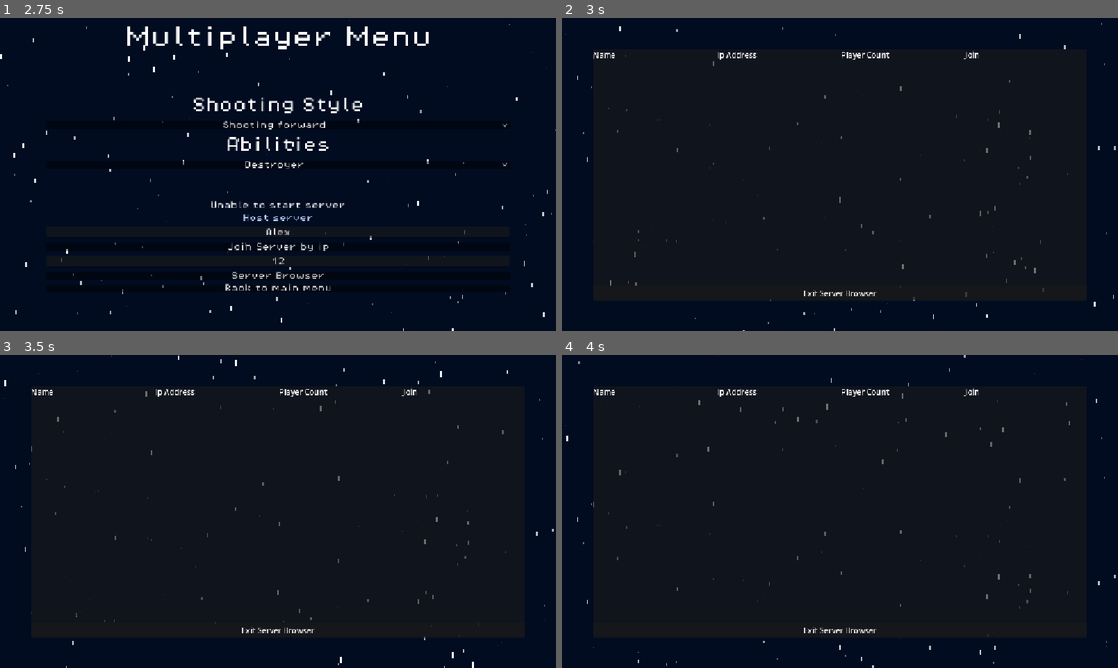
Above: before the commit, frames 1-4 (two rows, left to right).
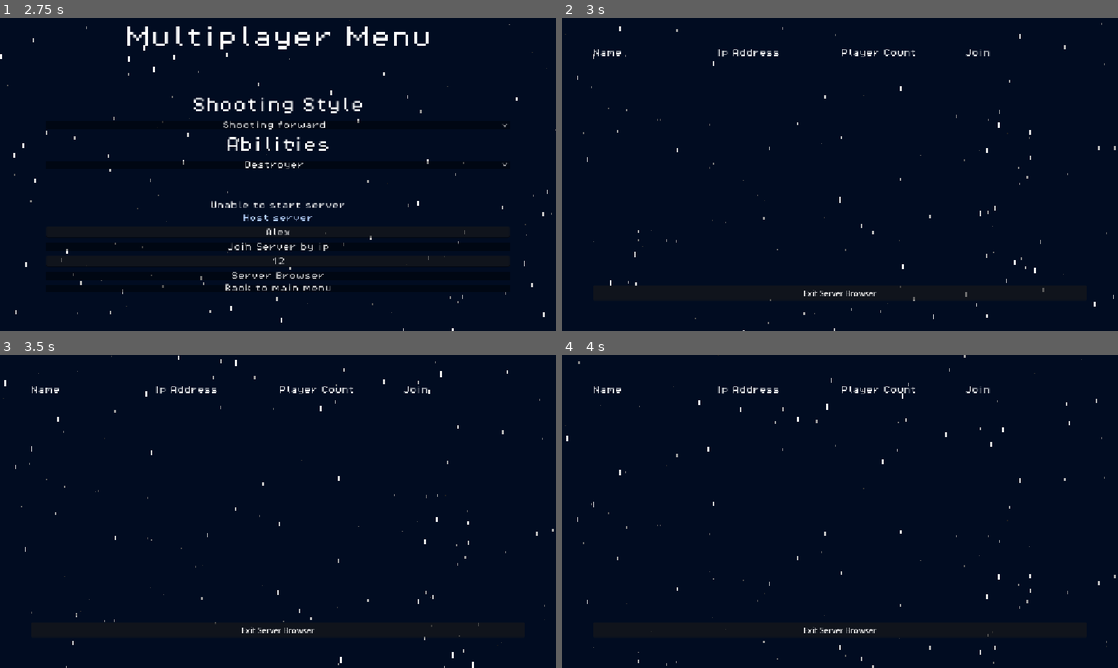
Above: after the commit, the same moments.

Repository: Draftier/Geometric-Invasion-CSS-497
Game: Godot game, scene res://scenes/UI/main_menu.tscn
The game is run twice, just before and just after one commit, with the same random seed, the same clock (stepped at 60 frames per second) and the same inputs. The engine's default icon, where the game draws it, is replaced by a stand-in: a white triangle on a blue panel in a dark square.
Inputs (mouse positions are in pixels of both pictures, inside the frame that each line leads up to):
- Up to frame 1 (2.75 s): click "Multiplayer (To be done)" at 0.5 s; click (278, 230) at 1.27 s; type "Alex" at 1.35 s; click (278, 262) at 1.5 s; type "12" at 1.58 s; click "Host server" at 2 s
- Up to frame 2 (3 s): click "Server Browser" at 2.75 s
- Up to frame 3 (3.5 s): no input
- Up to frame 4 (4 s): hold Right (right) from 3.53 s (still down); tap X (ability) at 3.6 s

Frame 1 is identical in both runs. In frame 2, 0.7% of the frame differs, in the area x 5-91%, y 10-91%; in frame 3, 0.7%; in frame 4, 0.7%.

Commit message:
Added capability to see broadcasted server information in server browser

Diff:
--- a/geometric-invasion/multiplayer_lobby_menu.gd
+++ b/geometric-invasion/multiplayer_lobby_menu.gd
@@ -14,7 +14,7 @@
 
 func _ready() -> void:
 	# Setup the broadcast port
-	NetworkManager.set_up_broadcast_port(NetworkManager.server_dictionary.name)
+	NetworkManager.set_up_broadcast_port(NetworkManager.server_dictionary["name"])
 
 	# Start broadcasting to clients
 	broad_cast_timer.start()
@@ -101,3 +101,8 @@
 
 func _on_broadcast_timer_timeout() -> void:
 	NetworkManager.broadcast_server_information()
+
+func _exit_tree() -> void:
+	if multiplayer.is_server():
+		NetworkManager.stop_broadcast()
+	pass
--- a/geometric-invasion/network_manager.gd
+++ b/geometric-invasion/network_manager.gd
@@ -234,7 +234,7 @@
 func broadcast_server_information() -> void:
 	var server_info = ServerInfo.new()
 
-	server_info.server_dictionary["name"] = name
+	server_info.server_dictionary["name"] = server_dictionary["name"]
 	server_info.server_dictionary["player_count"] = multiplayer.get_peers().size() + 1
 
 	var data = JSON.stringify(server_info.server_dictionary)
@@ -242,3 +242,9 @@
 	broadcast_peer.put_packet(packet)
 
 	print("Broadcasting server info")
+
+func stop_broadcast() -> void:
+	broadcast_peer.close()
+
+func stop_listen() -> void:
+	listen_peer.close()
--- a/geometric-invasion/scenes/UI/multiplayer_choice_menu.gd
+++ b/geometric-invasion/scenes/UI/multiplayer_choice_menu.gd
@@ -42,7 +42,8 @@
 		error_label.text = ""
 		return
 
-	NetworkManager.server_dictionary.name = server_name_input.text
+	NetworkManager.server_dictionary["name"] = server_name_input.text
+	print(NetworkManager.server_dictionary["name"])
 
 	get_tree().change_scene_to_file("res://multiplayer_lobby_menu.tscn")
 
--- a/geometric-invasion/server_browser.gd
+++ b/geometric-invasion/server_browser.gd
@@ -3,19 +3,25 @@
 signal found_server
 signal server_removed
 
+@onready var connection_status_label : Label = %ConnectionStatusLabel
 
 @export var listen_port : int = 8081
-@export var server_info : PackedScene
+@export var server_info_scene : PackedScene
 @export var listen_check_frequency : float = 3.0
 
 func _ready() -> void:
 	NetworkManager.set_up_listen_port()
 
+	NetworkManager.server_joined.connect(_on_server_connected)
+	NetworkManager.connecting_to_server.connect(_connecting_to_server)
+	NetworkManager.connection_to_server_failed.connect(_on_connection_failed)
+	NetworkManager.game_started_signal.connect(_on_game_started_error)
+
 func clean_up() -> void:
-	NetworkManager.listen_peer.close()
+	NetworkManager.stop_listen()
 
-	#if NetworkManager.broadcast_peer != null:
-		#NetworkManager.broadcast_peer.close()
+	if NetworkManager.broadcast_peer != null:
+		NetworkManager.stop_broadcast()
 
 func _exit_tree() -> void:
 	clean_up()
@@ -30,3 +36,41 @@
 		return
 	else:
 		print("server ip: " + server_info.server_ip + " server port: " + str(server_info.server_port) + " server info: " + str(server_info.server_dictionary))
+
+		for i in $MarginContainer/VBoxContainer2/ScrollContainer/ServerList.get_children():
+			if i.name == server_info.server_dictionary["name"]:
+				i.get_node("IpAddressLabel").text = server_info.server_ip
+				i.get_node("PlayerCountLabel").text = str(server_info.server_dictionary["player_count"])
+				return
+
+		add_server_to_server_list(server_info)
+
+
+func _connecting_to_server() -> void:
+	connection_status_label.text = "Connecting to server..."
+	await NetworkManager.server_joined
+	connection_status_label.text = ""
+
+func _on_connection_failed() -> void:
+	connection_status_label.text = "Connection to server failed"
+	var timer = get_tree().create_timer(1.0)
+	await timer.timeout
+
+
+func _on_game_started_error() -> void:
+	connection_status_label.text = "Game has already started"
+	var timer = get_tree().create_timer(1.0)
+	await timer.timeout
+
+func _on_server_connected() -> void:
+	get_tree().change_scene_to_file("res://multiplayer_lobby_menu.tscn")
+
+func add_server_to_server_list(server_info) -> void:
+	var child = $MarginContainer/VBoxContainer2/ScrollContainer/ServerList.find_child(server_info.server_dictionary["name"])
+
+	var current_info = server_info_scene.instantiate()
+	current_info.name = server_info.server_dictionary["name"]
+	current_info.get_node("RoomNameLabel").text = server_info.server_dictionary["name"]
+	current_info.get_node("IpAddressLabel").text = server_info.server_ip
+	current_info.get_node("PlayerCountLabel").text = str(server_info.server_dictionary["player_count"])
+	$MarginContainer/VBoxContainer2/ScrollContainer/ServerList.add_child(current_info)
--- a/geometric-invasion/server_browser.tscn
+++ b/geometric-invasion/server_browser.tscn
@@ -2,6 +2,8 @@
 
 [ext_resource type="PackedScene" uid="uid://cnr36qxaqynbc" path="res://scenes/star_background.tscn" id="1_1k87n"]
 [ext_resource type="Script" uid="uid://djgduw3toc837" path="res://server_browser.gd" id="1_yhaig"]
+[ext_resource type="PackedScene" uid="uid://bnqykgdlppqo1" path="res://server_info.tscn" id="2_efmo0"]
+[ext_resource type="Theme" uid="uid://dy2kgmqgonako" path="res://theme_test.tres" id="4_ju0gx"]
 
 [node name="ServerBrowser" type="Control" unique_id=1590385312]
 layout_mode = 3
@@ -11,6 +13,7 @@
 grow_horizontal = 2
 grow_vertical = 2
 script = ExtResource("1_yhaig")
+server_info_scene = ExtResource("2_efmo0")
 
 [node name="StarBackground" parent="." unique_id=1934287316 instance=ExtResource("1_1k87n")]
 unique_name_in_owner = true
@@ -24,9 +27,6 @@
 theme_override_constants/margin_right = 64
 theme_override_constants/margin_bottom = 64
 
-[node name="Panel" type="Panel" parent="MarginContainer" unique_id=613669447]
-layout_mode = 2
-
 [node name="VBoxContainer2" type="VBoxContainer" parent="MarginContainer" unique_id=479293288]
 layout_mode = 2
 
@@ -39,21 +39,25 @@
 [node name="RoomNameLabel" type="Label" parent="MarginContainer/VBoxContainer2/VBoxContainer/ServerInfo" unique_id=1325273508]
 layout_mode = 2
 size_flags_horizontal = 3
+theme = ExtResource("4_ju0gx")
 text = "Name"
 
 [node name="IpAddressLabel" type="Label" parent="MarginContainer/VBoxContainer2/VBoxContainer/ServerInfo" unique_id=2047325546]
 layout_mode = 2
 size_flags_horizontal = 3
+theme = ExtResource("4_ju0gx")
 text = "Ip Address"
 
 [node name="PlayerCountLabel" type="Label" parent="MarginContainer/VBoxContainer2/VBoxContainer/ServerInfo" unique_id=931986879]
 layout_mode = 2
 size_flags_horizontal = 3
+theme = ExtResource("4_ju0gx")
 text = "Player Count"
 
 [node name="PlayerCountLabel2" type="Label" parent="MarginContainer/VBoxContainer2/VBoxContainer/ServerInfo" unique_id=607472700]
 layout_mode = 2
 size_flags_horizontal = 3
+theme = ExtResource("4_ju0gx")
 text = "Join"
 
 [node name="ScrollContainer" type="ScrollContainer" parent="MarginContainer/VBoxContainer2" unique_id=941197719]
@@ -68,4 +72,12 @@
 layout_mode = 2
 text = "Exit Server Browser"
 
+[node name="ConnectionStatusLabel" type="Label" parent="." unique_id=154034977]
+unique_name_in_owner = true
+layout_mode = 0
+offset_left = 869.0
+offset_top = 10.0
+offset_right = 1129.0
+offset_bottom = 48.0
+
 [connection signal="pressed" from="MarginContainer/VBoxContainer2/BackToButton" to="." method="_on_back_to_menu_button_pressed"]
--- /dev/null
+++ b/geometric-invasion/server_info.gd
@@ -0,0 +1,6 @@
+extends HBoxContainer
+
+@onready var ip_address_label : Label = %IpAddressLabel
+
+func _on_join_button_pressed() -> void:
+	NetworkManager.start_client(ip_address_label.text)
--- a/geometric-invasion/server_info.tscn
+++ b/geometric-invasion/server_info.tscn
@@ -1,23 +1,35 @@
 [gd_scene format=3 uid="uid://bnqykgdlppqo1"]
 
+[ext_resource type="Script" uid="uid://x1j72daq30lo" path="res://server_info.gd" id="1_e5yu4"]
+[ext_resource type="Theme" uid="uid://dy2kgmqgonako" path="res://theme_test.tres" id="2_arsx7"]
+[ext_resource type="FontFile" uid="uid://dihhulpjs1064" path="res://assets/fonts/PixelOperator8.ttf" id="3_ejxhj"]
+
 [node name="ServerInfo" type="HBoxContainer" unique_id=354989575]
+script = ExtResource("1_e5yu4")
 
 [node name="RoomNameLabel" type="Label" parent="." unique_id=780648709]
 layout_mode = 2
 size_flags_horizontal = 3
+theme = ExtResource("2_arsx7")
 text = "PlaceHolderName"
 
 [node name="IpAddressLabel" type="Label" parent="." unique_id=1804551319]
+unique_name_in_owner = true
 layout_mode = 2
 size_flags_horizontal = 3
+theme = ExtResource("2_arsx7")
 text = "192.168.***.***"
 
 [node name="PlayerCountLabel" type="Label" parent="." unique_id=1851367168]
 layout_mode = 2
 size_flags_horizontal = 3
+theme = ExtResource("2_arsx7")
 text = "0 / 3"
 
-[node name="Button" type="Button" parent="." unique_id=1825947810]
+[node name="JoinButton" type="Button" parent="." unique_id=1825947810]
 layout_mode = 2
 size_flags_horizontal = 3
+theme_override_fonts/font = ExtResource("3_ejxhj")
 text = "Join Server"
+
+[connection signal="pressed" from="JoinButton" to="." method="_on_join_button_pressed"]
Not shown, added: geometric-invasion/server_info.gd.uid
